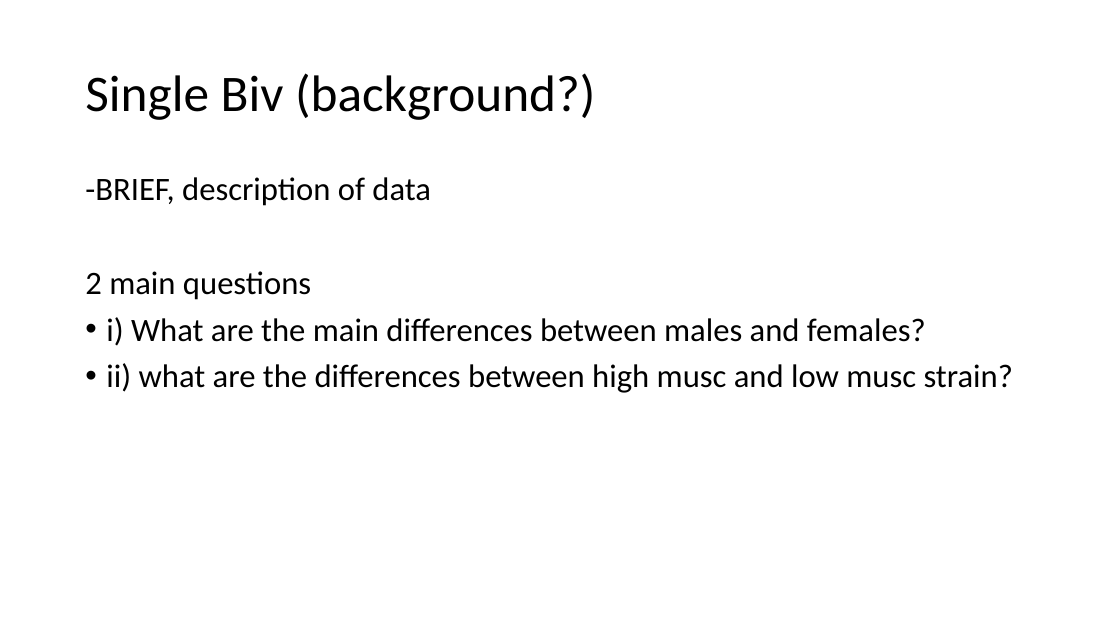
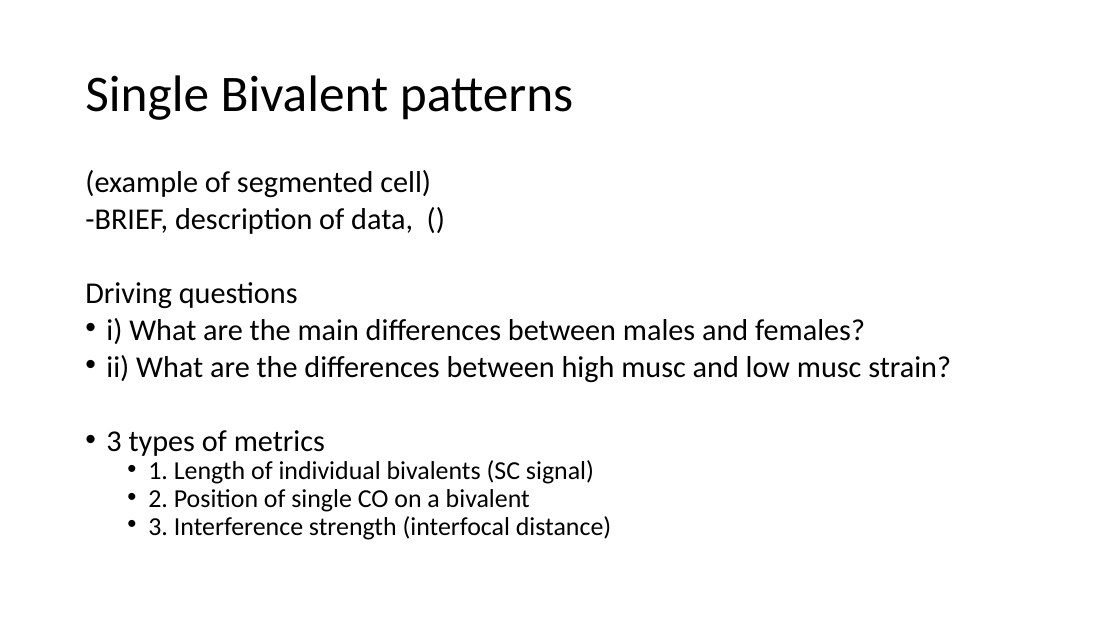
Before and after one commit to petersoapes/MLH1repo, a slide deck: slide 6 of AP_labMeeting_2.12.20.pptx (slide 5 before the commit). Drawn at 1120x630 pixels with LibreOffice and Linux fonts; fonts in the diff are those of the drawing. Boxes give left, top, right and bottom in pixels: in the first picture for what was removed or moved away, otherwise in the second. Text is boxed around its words. In the diff, an @@ line names an element or a change of style, - is before the commit and + after.

```diff
--- a/AP_labMeeting_2.12.20.pptx
+++ b/AP_labMeeting_2.12.20.pptx
@@ title at [85, 75, 573, 120]: text changed @@
-Single Biv (background?)
+Single Bivalent patterns
@@ text at [85, 170, 431, 309]: text changed; size 28 to 25.9 pt @@
--BRIEF, description of data
-2 main questions
+(example of segmented cell)
+-BRIEF, description of data, ()
+Driving questions
@@ text at [106, 318, 865, 344]: size 28 to 25.9 pt in "i) What are the main differences between ..."; line spacing 0.9 to 0.7 @@
@@ text at [106, 355, 951, 540]: text changed; size 28 to 22.2 pt @@
-• ii) what are the differences between high musc and low musc strain?
+• ii) What are the differences between high musc and low musc strain?
+• 3 types of metrics
+  • 1. Length of individual bivalents (SC signal)
+  • 2. Position of single CO on a bivalent
+  • 3. Interference strength (interfocal distance)
```
Also in this commit, not shown: 5 other slides changed, 5 slides added, 1 slide removed.
